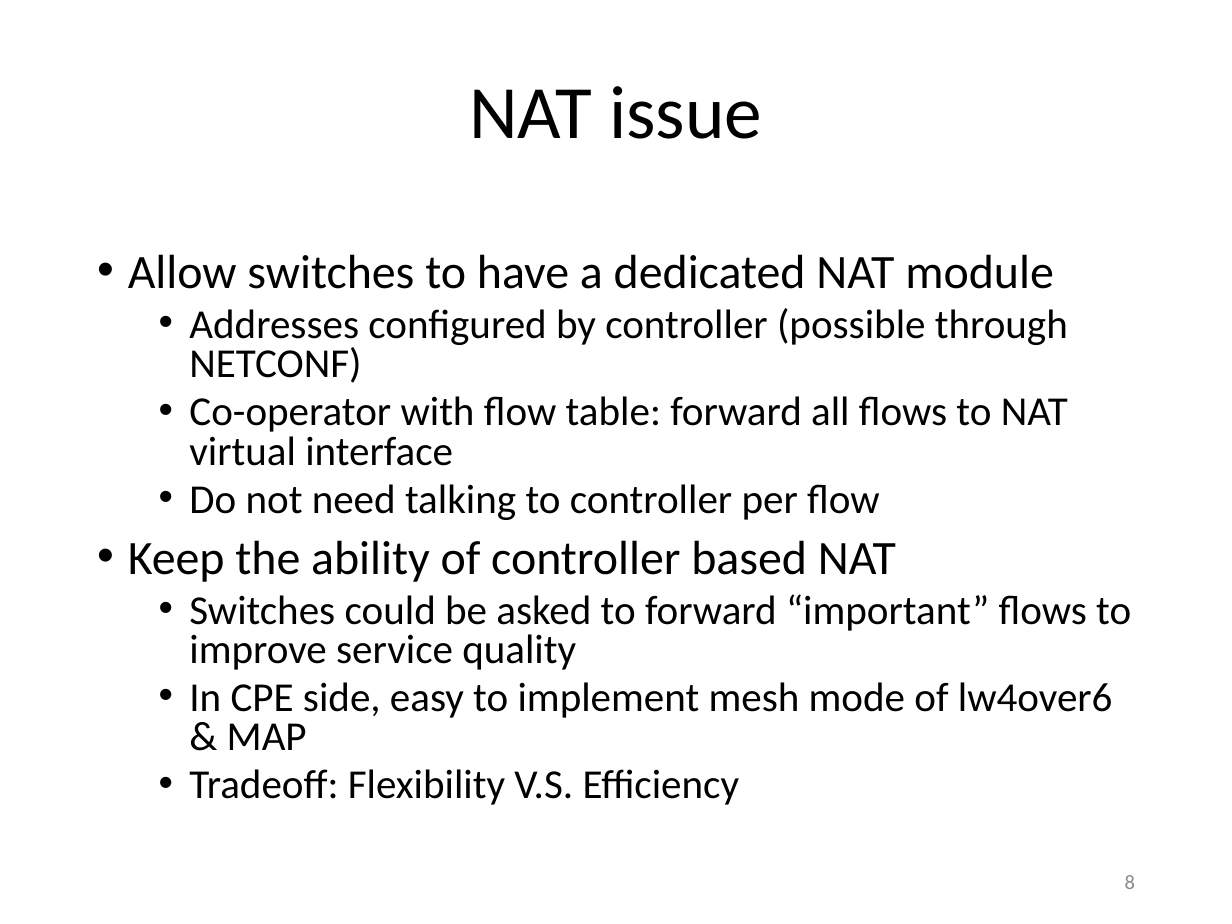
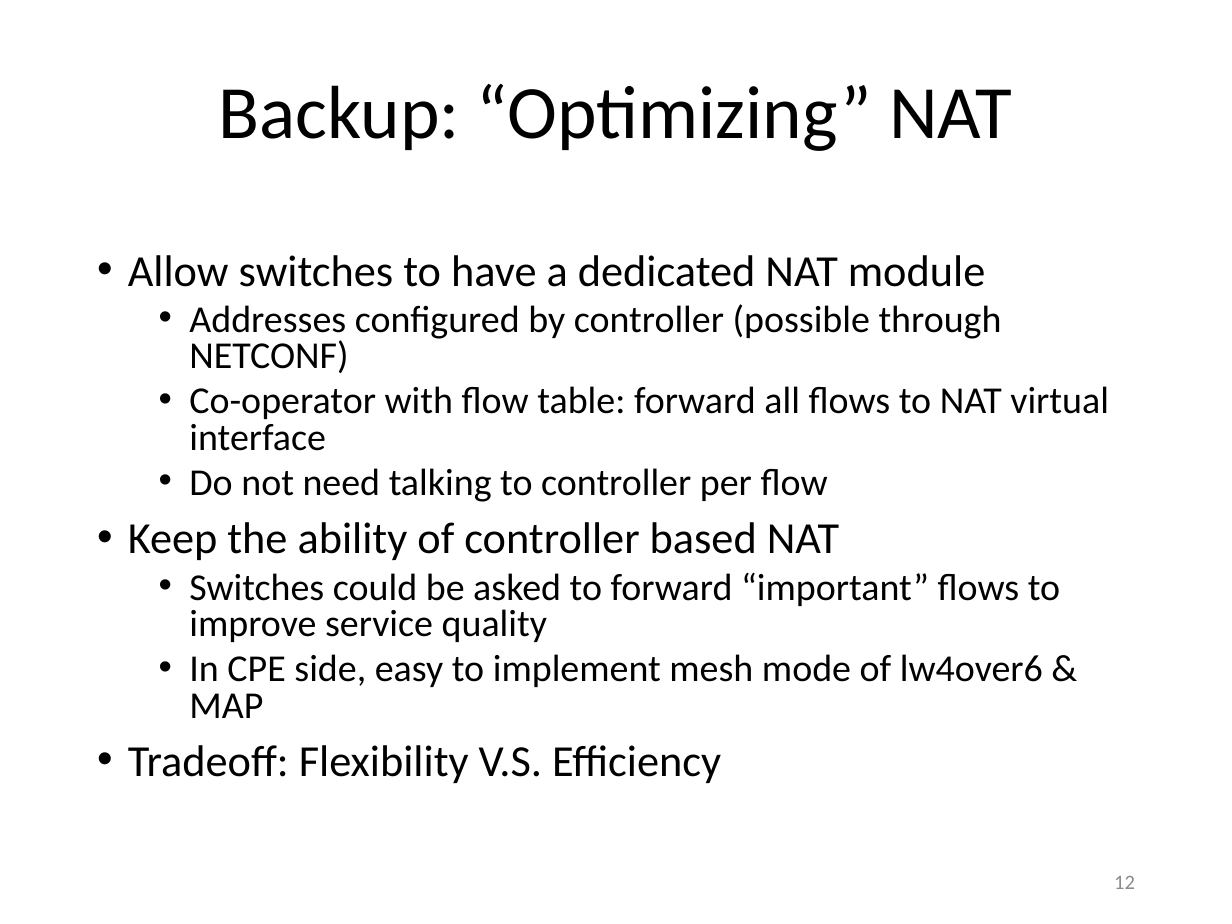
Before and after one commit to gnocuil/draft-sdn, a slide deck: slide 12 of Unified IPv6 Transition Framework With Flow-based Forwarding.pptx (slide 8 before the commit). Drawn at 1232x924 pixels with LibreOffice and Linux fonts; fonts in the diff are those of the drawing. Boxes give left, top, right and bottom in pixels: in the first picture for what was removed or moved away, otherwise in the second. Text is boxed around its words. In the diff, an @@ line names an element or a change of style, - is before the commit and + after.

```diff
--- a/Unified IPv6 Transition Framework With Flow-based Forwarding.pptx
+++ b/Unified IPv6 Transition Framework With Flow-based Forwarding.pptx
@@ title at box(219, 84, 1012, 151): text changed @@
-NAT issue
+Backup: “Optimizing” NAT
@@ text "Allow switches to have a ..." at box(128, 255, 1109, 783): size 28 to 25.9 pt in "Allow switches to have a dedicated NAT ...", "Keep the ability of controller based NAT"; size 24 to 22.2 pt in "Addresses configured by controller (possible through NETCONF ...", "Co-operator with flow table: forward all flows ...", "Do not need talking to controller per ...", "Switches could be asked to forward “important” ..." and 1 more places; size 24 to 25.9 pt in "Tradeoff: Flexibility V.S. Efficiency"; list level 2 to 1 in "Tradeoff: Flexibility V.S. Efficiency" @@
@@ page number at box(1114, 876, 1135, 889): text changed @@
-8
+12
```
Also in this commit, not shown: 5 other slides changed, 5 slides added, 3 slides removed.
